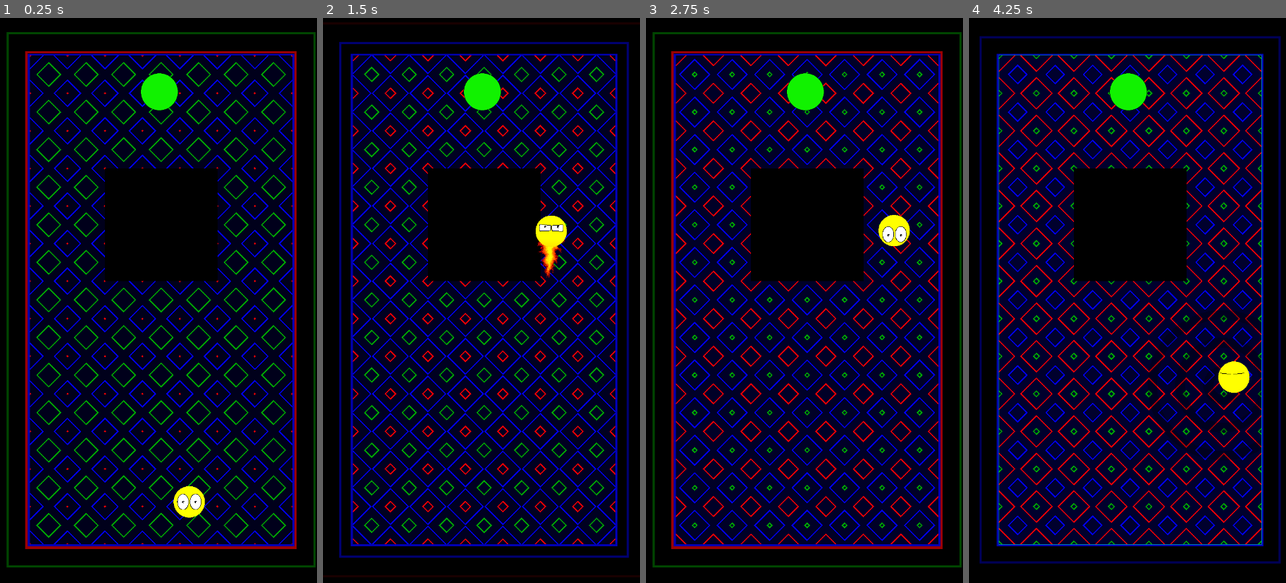
Above: before the commit, frames 1-4 (left to right).
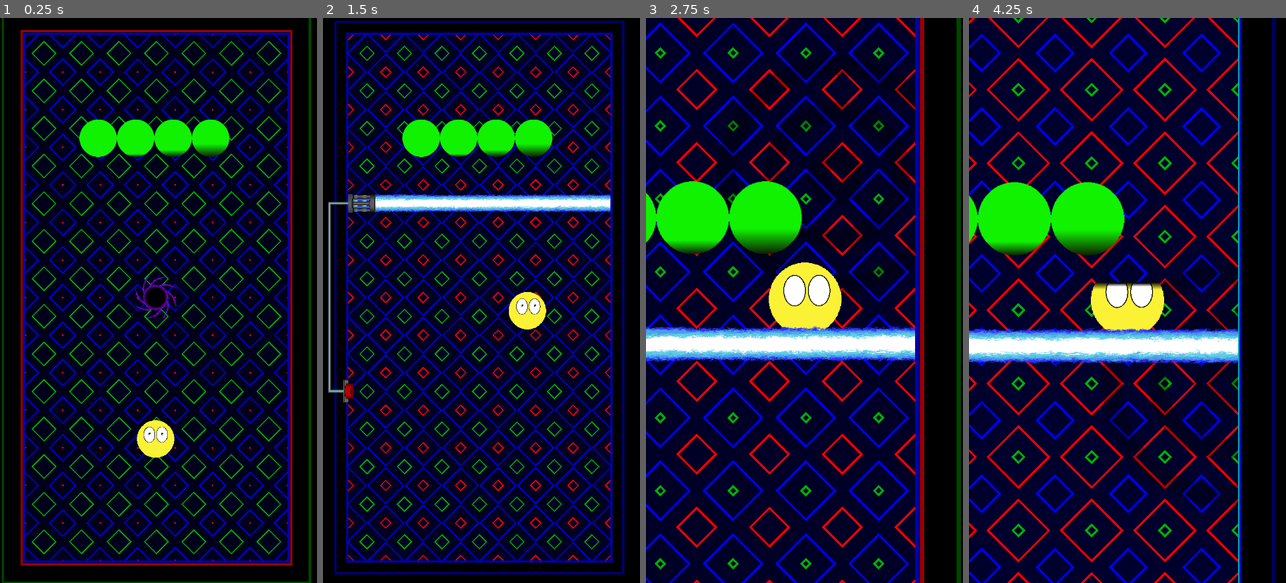
Above: after the commit, the same moments.

Repository: MisinformedOwl/GravityBlitz
Game: Godot game, scene res://game.tscn
Same seed, same stepped clock (60 frames per second), same inputs: the game is played once before the commit and once after it.
Inputs (mouse positions are in pixels of both pictures, inside the frame that each line leads up to):
- Up to frame 1 (0.25 s): no input
- Up to frame 2 (1.5 s): move the mouse to (551, 272) at 0.52 s; press the mouse at (551, 272) at 0.53 s; move the mouse to (418, 328) at 1.27 s; release the mouse at (418, 328) at 1.28 s; click (418, 328) at 1.35 s
- Up to frame 3 (2.75 s): move the mouse to (836, 176) at 2.02 s; press the mouse at (836, 176) at 2.03 s
- Up to frame 4 (4.25 s): move the mouse to (1111, 413) at 2.77 s; release the mouse at (1111, 413) at 2.78 s; click (1111, 413) at 2.85 s; move the mouse to (1222, 385) at 3.52 s; press the mouse at (1222, 385) at 3.53 s

The runs differ from the first frame. In frame 1, 43% of the frame differs, in the area x 0-100%, y 0-100%; in frame 2, 45%; in frame 3, 59%; in frame 4, 59%, in the area x 0-99%, y 0-100%.

Commit message:
Alot of actual clean up work done today. + laser death animation. + camera zoom in on death. - player shader + animated player to remove the need of a shader. changed black hole appearance but the animation needs cleaned up, and a AOE needs to be implemented. Theres probably other stuff but i didn't write it down.

Diff:
--- a/Main.gd
+++ b/Main.gd
@@ -1,6 +1,6 @@
 extends Node
 
-var CurrentLevel = 11
+var CurrentLevel = 20
 var transitioning
 var Limit = 1
 
@@ -23,7 +23,7 @@
 #===============================================================================
 
 func _ready():
-	LoadMap("Level 11")
+	LoadMap("Level 30")
 
 #===============================================================================
 
--- a/MapFunctionality.gd
+++ b/MapFunctionality.gd
@@ -29,6 +29,7 @@
 		elif child.has_signal("updateWorld"):
 			child.connect("updateWorld", _worldUpdated)
 	player.connect("death", _playerDeath)
+	player.connect("playerDying", _playerDying)
 
 func getGoals():
 	return goals
@@ -56,6 +57,12 @@
 	mouseInput()
 	background.position = camera.position
 
+func _playerDying():
+	if !camera.moving:
+		camera.set_physics_process(true)
+	var tween = create_tween()
+	tween.tween_property(camera, "zoom", Vector2(1.3,1.3), 1).set_trans(Tween.TRANS_QUAD)
+
 func _goal_reached(_body):
 	emit_signal("goal_reached")
 
@@ -63,7 +70,6 @@
 	emit_signal("playerDeath")
 
 func _worldUpdated():
-	print("Run")
 	emit_signal("updateChildren")
 
 func reload():
--- a/Mechanics and Assets/Black Hole.gd
+++ b/Mechanics and Assets/Black Hole.gd
@@ -2,8 +2,10 @@
 
 var playerInGrav: bool = false
 var player: CharacterBody2D
+@onready var sprite = $AnimatedSprite2D
 
 func _ready():
+	sprite.play("Default")
 	set_physics_process(false)
 
 func _on_body_entered(body):
--- a/Mechanics and Assets/EyeAnimations.gd
+++ b/Mechanics and Assets/EyeAnimations.gd
@@ -23,3 +23,7 @@
 			play("fast")
 		else:
 			play("default")
+
+func closeEyes():
+	eyeball.visible = false
+	eyeball.lock = true
--- a/Mechanics and Assets/Player.tscn
+++ b/Mechanics and Assets/Player.tscn
@@ -1,7 +1,6 @@
-[gd_scene load_steps=29 format=3 uid="uid://citts2xpwqa2h"]
+[gd_scene load_steps=34 format=3 uid="uid://citts2xpwqa2h"]
 
 [ext_resource type="Script" path="res://Player.gd" id="1_mx110"]
-[ext_resource type="Shader" path="res://Mechanics and Assets/PlayerSpriteHeat.gdshader" id="2_k44ho"]
 [ext_resource type="Texture2D" uid="uid://c4mtdao8fd4u7" path="res://ball.png" id="2_ybxki"]
 [ext_resource type="Texture2D" uid="uid://c0tqxk83eeboe" path="res://TempFiles/eyes calm.png" id="3_so4l4"]
 [ext_resource type="Texture2D" uid="uid://cirk0x2ux4hom" path="res://Mechanics and Assets/fire-Sheet.png" id="3_wmot5"]
@@ -16,209 +15,261 @@
 [sub_resource type="CircleShape2D" id="CircleShape2D_bxhcm"]
 radius = 32.0156
 
-[sub_resource type="ShaderMaterial" id="ShaderMaterial_kc0v6"]
-shader = ExtResource("2_k44ho")
-shader_parameter/dir = 0.0
-shader_parameter/speed = 0.0
-
-[sub_resource type="AtlasTexture" id="AtlasTexture_suo3d"]
-atlas = ExtResource("3_wmot5")
-region = Rect2(0, 0, 128, 384)
-
-[sub_resource type="AtlasTexture" id="AtlasTexture_uox07"]
-atlas = ExtResource("3_wmot5")
-region = Rect2(128, 0, 128, 384)
-
-[sub_resource type="AtlasTexture" id="AtlasTexture_wrtsl"]
-atlas = ExtResource("3_wmot5")
-region = Rect2(256, 0, 128, 384)
-
-[sub_resource type="SpriteFrames" id="SpriteFrames_hnq05"]
-animations = [{
-"frames": [{
-"duration": 1.0,
-"texture": SubResource("AtlasTexture_suo3d")
-}, {
-"duration": 1.0,
-"texture": SubResource("AtlasTexture_uox07")
-}, {
-"duration": 1.0,
-"texture": SubResource("AtlasTexture_wrtsl")
-}],
-"loop": true,
-"name": &"default",
-"speed": 10.0
-}]
-
-[sub_resource type="AtlasTexture" id="AtlasTexture_oxfsb"]
-atlas = ExtResource("4_17bf6")
-region = Rect2(0, 0, 276, 204)
-
-[sub_resource type="AtlasTexture" id="AtlasTexture_otoo2"]
-atlas = ExtResource("3_so4l4")
-region = Rect2(0, 0, 276, 204)
-
-[sub_resource type="AtlasTexture" id="AtlasTexture_if54v"]
-atlas = ExtResource("7_g3ati")
-region = Rect2(0, 0, 276, 204)
-
-[sub_resource type="AtlasTexture" id="AtlasTexture_6stir"]
-atlas = ExtResource("4_17bf6")
-region = Rect2(0, 0, 276, 204)
-
-[sub_resource type="AtlasTexture" id="AtlasTexture_5uym3"]
-atlas = ExtResource("3_so4l4")
-region = Rect2(0, 0, 276, 204)
-
-[sub_resource type="AtlasTexture" id="AtlasTexture_2cqof"]
-atlas = ExtResource("4_17bf6")
-region = Rect2(0, 0, 276, 204)
-
-[sub_resource type="AtlasTexture" id="AtlasTexture_8mjnx"]
-atlas = ExtResource("5_4ne3u")
-region = Rect2(0, 0, 276, 204)
-
-[sub_resource type="SpriteFrames" id="SpriteFrames_anxgr"]
-animations = [{
-"frames": [{
-"duration": 1.0,
-"texture": SubResource("AtlasTexture_oxfsb")
-}],
-"loop": true,
-"name": &"Blink",
-"speed": 5.0
-}, {
-"frames": [{
-"duration": 1.0,
-"texture": SubResource("AtlasTexture_otoo2")
-}],
-"loop": true,
-"name": &"Eyes open",
-"speed": 5.0
-}, {
-"frames": [{
-"duration": 1.0,
-"texture": SubResource("AtlasTexture_if54v")
-}],
-"loop": true,
-"name": &"Fear",
-"speed": 5.0
-}, {
-"frames": [{
-"duration": 0.4,
-"texture": SubResource("AtlasTexture_6stir")
-}, {
-"duration": 6.0,
-"texture": SubResource("AtlasTexture_5uym3")
-}],
-"loop": true,
-"name": &"default",
-"speed": 5.0
-}, {
-"frames": [{
-"duration": 0.6,
-"texture": SubResource("AtlasTexture_2cqof")
-}, {
-"duration": 7.0,
-"texture": SubResource("AtlasTexture_8mjnx")
-}],
-"loop": true,
-"name": &"fast",
-"speed": 5.0
-}]
-
 [sub_resource type="Animation" id="Animation_pdf86"]
 resource_name = "Pitfall Death"
 length = 2.0
 tracks/0/type = "value"
 tracks/0/imported = false
 tracks/0/enabled = true
-tracks/0/path = NodePath("Sprite:position")
+tracks/0/path = NodePath("Eyes:position")
 tracks/0/interp = 2
 tracks/0/loop_wrap = true
 tracks/0/keys = {
-"times": PackedFloat32Array(0, 1.5, 2),
-"transitions": PackedFloat32Array(1e-05, 6.45471, 1),
+"times": PackedFloat32Array(0.2, 0.3, 0.6001, 1.2, 1.2001, 2),
+"transitions": PackedFloat32Array(1, 1, 1, 1, 3.86375, 1),
 "update": 0,
-"values": [Vector2(0, 0), Vector2(0, 0), Vector2(0, 400)]
+"values": [Vector2(0, 0), Vector2(0, 10.175), Vector2(0, 22), Vector2(0, -5.96104e-06), Vector2(0, -1.1775e-05), Vector2(0, 600)]
 }
 tracks/1/type = "value"
 tracks/1/imported = false
 tracks/1/enabled = true
-tracks/1/path = NodePath("Sprite/Eyes:position")
+tracks/1/path = NodePath("Eyes/Eyeball:position")
 tracks/1/interp = 1
 tracks/1/loop_wrap = true
 tracks/1/keys = {
-"times": PackedFloat32Array(0.2, 0.3, 0.6, 1.2, 1.5),
-"transitions": PackedFloat32Array(1, 1, 1, 1, 1),
+"times": PackedFloat32Array(0.2, 0.3, 0.6, 1.2),
+"transitions": PackedFloat32Array(1, 1, 1, 1),
 "update": 0,
-"values": [Vector2(0, 0), Vector2(0, 10.175), Vector2(0, 10.175), Vector2(0, 0), Vector2(0, 0)]
+"values": [Vector2(0, 0), Vector2(0, 59.205), Vector2(0, 59.205), Vector2(0, 0)]
 }
 tracks/2/type = "value"
 tracks/2/imported = false
 tracks/2/enabled = true
-tracks/2/path = NodePath("Sprite/Eyes/Eyeball:position")
+tracks/2/path = NodePath("Eyes:animation")
 tracks/2/interp = 1
 tracks/2/loop_wrap = true
 tracks/2/keys = {
-"times": PackedFloat32Array(0.2, 0.3, 0.6, 1.2, 1.5),
-"transitions": PackedFloat32Array(1, 1, 1, 1, 1),
-"update": 0,
-"values": [Vector2(0, 0), Vector2(0, 59.205), Vector2(0, 59.205), Vector2(0, 0), Vector2(0, 0)]
+"times": PackedFloat32Array(0, 0.1, 0.2),
+"transitions": PackedFloat32Array(1, 1, 1),
+"update": 1,
+"values": [&"Blink", &"Blink", &"Fear"]
 }
 tracks/3/type = "value"
 tracks/3/imported = false
 tracks/3/enabled = true
-tracks/3/path = NodePath("Sprite/Eyes:animation")
+tracks/3/path = NodePath("Eyes/Eyeball:texture")
 tracks/3/interp = 1
 tracks/3/loop_wrap = true
 tracks/3/keys = {
 "times": PackedFloat32Array(0, 0.1, 0.2),
 "transitions": PackedFloat32Array(1, 1, 1),
 "update": 1,
-"values": [&"Blink", &"Blink", &"Fear"]
+"values": [ExtResource("5_405te"), ExtResource("5_405te"), ExtResource("12_nduni")]
 }
 tracks/4/type = "value"
 tracks/4/imported = false
 tracks/4/enabled = true
-tracks/4/path = NodePath("Sprite/Eyes/Eyeball:texture")
+tracks/4/path = NodePath("Eyes/Eyeball:visible")
 tracks/4/interp = 1
 tracks/4/loop_wrap = true
 tracks/4/keys = {
-"times": PackedFloat32Array(0, 0.1, 0.2),
-"transitions": PackedFloat32Array(1, 1, 1),
-"update": 1,
-"values": [ExtResource("5_405te"), ExtResource("5_405te"), ExtResource("12_nduni")]
-}
-tracks/5/type = "value"
-tracks/5/imported = false
-tracks/5/enabled = true
-tracks/5/path = NodePath("Sprite/Eyes/Eyeball:visible")
-tracks/5/interp = 1
-tracks/5/loop_wrap = true
-tracks/5/keys = {
 "times": PackedFloat32Array(0, 0.2),
 "transitions": PackedFloat32Array(1, 1),
 "update": 1,
 "values": [false, true]
 }
-tracks/6/type = "value"
-tracks/6/imported = false
-tracks/6/enabled = true
-tracks/6/path = NodePath(".:z_index")
-tracks/6/interp = 1
-tracks/6/loop_wrap = true
-tracks/6/keys = {
+tracks/5/type = "value"
+tracks/5/imported = false
+tracks/5/enabled = true
+tracks/5/path = NodePath(".:z_index")
+tracks/5/interp = 1
+tracks/5/loop_wrap = true
+tracks/5/keys = {
 "times": PackedFloat32Array(0, 1.2),
 "transitions": PackedFloat32Array(1, 1),
 "update": 1,
 "values": [0, -3]
 }
+tracks/6/type = "value"
+tracks/6/imported = false
+tracks/6/enabled = true
+tracks/6/path = NodePath("Sprite:position")
+tracks/6/interp = 2
+tracks/6/loop_wrap = true
+tracks/6/keys = {
+"times": PackedFloat32Array(1.2, 2),
+"transitions": PackedFloat32Array(3.86375, 0.999999),
+"update": 0,
+"values": [Vector2(0, 0), Vector2(0, 600)]
+}
+
+[sub_resource type="Animation" id="Animation_m11gg"]
+resource_name = "laserDeath"
 
 [sub_resource type="AnimationLibrary" id="AnimationLibrary_m3xdx"]
 _data = {
-"Pitfall Death": SubResource("Animation_pdf86")
-}
+"Pitfall Death": SubResource("Animation_pdf86"),
+"laserDeath": SubResource("Animation_m11gg")
+}
+
+[sub_resource type="AtlasTexture" id="AtlasTexture_3eqxq"]
+atlas = ExtResource("2_ybxki")
+region = Rect2(384, 0, 128, 128)
+
+[sub_resource type="AtlasTexture" id="AtlasTexture_ghe7o"]
+atlas = ExtResource("2_ybxki")
+region = Rect2(128, 0, 128, 128)
+
+[sub_resource type="AtlasTexture" id="AtlasTexture_5jed2"]
+atlas = ExtResource("2_ybxki")
+region = Rect2(256, 0, 128, 128)
+
+[sub_resource type="AtlasTexture" id="AtlasTexture_illbb"]
+atlas = ExtResource("2_ybxki")
+region = Rect2(384, 0, 128, 128)
+
+[sub_resource type="AtlasTexture" id="AtlasTexture_d4h7x"]
+atlas = ExtResource("2_ybxki")
+region = Rect2(0, 0, 128, 128)
+
+[sub_resource type="SpriteFrames" id="SpriteFrames_wjp8f"]
+animations = [{
+"frames": [{
+"duration": 1.0,
+"texture": SubResource("AtlasTexture_3eqxq")
+}],
+"loop": true,
+"name": &"Fast",
+"speed": 1.0
+}, {
+"frames": [{
+"duration": 1.0,
+"texture": SubResource("AtlasTexture_ghe7o")
+}, {
+"duration": 1.0,
+"texture": SubResource("AtlasTexture_5jed2")
+}, {
+"duration": 1.0,
+"texture": SubResource("AtlasTexture_illbb")
+}],
+"loop": false,
+"name": &"Heatup",
+"speed": 10.0
+}, {
+"frames": [{
+"duration": 1.0,
+"texture": SubResource("AtlasTexture_d4h7x")
+}],
+"loop": true,
+"name": &"default",
+"speed": 1.0
+}]
+
+[sub_resource type="AtlasTexture" id="AtlasTexture_suo3d"]
+atlas = ExtResource("3_wmot5")
+region = Rect2(0, 0, 128, 384)
+
+[sub_resource type="AtlasTexture" id="AtlasTexture_uox07"]
+atlas = ExtResource("3_wmot5")
+region = Rect2(128, 0, 128, 384)
+
+[sub_resource type="AtlasTexture" id="AtlasTexture_wrtsl"]
+atlas = ExtResource("3_wmot5")
+region = Rect2(256, 0, 128, 384)
+
+[sub_resource type="SpriteFrames" id="SpriteFrames_hnq05"]
+animations = [{
+"frames": [{
+"duration": 1.0,
+"texture": SubResource("AtlasTexture_suo3d")
+}, {
+"duration": 1.0,
+"texture": SubResource("AtlasTexture_uox07")
+}, {
+"duration": 1.0,
+"texture": SubResource("AtlasTexture_wrtsl")
+}],
+"loop": true,
+"name": &"default",
+"speed": 10.0
+}]
+
+[sub_resource type="AtlasTexture" id="AtlasTexture_oxfsb"]
+atlas = ExtResource("4_17bf6")
+region = Rect2(0, 0, 276, 204)
+
+[sub_resource type="AtlasTexture" id="AtlasTexture_otoo2"]
+atlas = ExtResource("3_so4l4")
+region = Rect2(0, 0, 276, 204)
+
+[sub_resource type="AtlasTexture" id="AtlasTexture_if54v"]
+atlas = ExtResource("7_g3ati")
+region = Rect2(0, 0, 276, 204)
+
+[sub_resource type="AtlasTexture" id="AtlasTexture_6stir"]
+atlas = ExtResource("4_17bf6")
+region = Rect2(0, 0, 276, 204)
+
+[sub_resource type="AtlasTexture" id="AtlasTexture_5uym3"]
+atlas = ExtResource("3_so4l4")
+region = Rect2(0, 0, 276, 204)
+
+[sub_resource type="AtlasTexture" id="AtlasTexture_2cqof"]
+atlas = ExtResource("4_17bf6")
+region = Rect2(0, 0, 276, 204)
+
+[sub_resource type="AtlasTexture" id="AtlasTexture_8mjnx"]
+atlas = ExtResource("5_4ne3u")
+region = Rect2(0, 0, 276, 204)
+
+[sub_resource type="SpriteFrames" id="SpriteFrames_anxgr"]
+animations = [{
+"frames": [{
+"duration": 1.0,
+"texture": SubResource("AtlasTexture_oxfsb")
+}],
+"loop": true,
+"name": &"Blink",
+"speed": 5.0
+}, {
+"frames": [{
+"duration": 1.0,
+"texture": SubResource("AtlasTexture_otoo2")
+}],
+"loop": true,
+"name": &"Eyes open",
+"speed": 5.0
+}, {
+"frames": [{
+"duration": 1.0,
+"texture": SubResource("AtlasTexture_if54v")
+}],
+"loop": true,
+"name": &"Fear",
+"speed": 5.0
+}, {
+"frames": [{
+"duration": 0.4,
+"texture": SubResource("AtlasTexture_6stir")
+}, {
+"duration": 6.0,
+"texture": SubResource("AtlasTexture_5uym3")
+}],
+"loop": true,
+"name": &"default",
+"speed": 5.0
+}, {
+"frames": [{
+"duration": 0.6,
+"texture": SubResource("AtlasTexture_2cqof")
+}, {
+"duration": 7.0,
+"texture": SubResource("AtlasTexture_8mjnx")
+}],
+"loop": true,
+"name": &"fast",
+"speed": 5.0
+}]
 
 [node name="Player" type="CharacterBody2D"]
 texture_filter = 1
@@ -231,32 +282,32 @@
 shape = SubResource("CircleShape2D_bxhcm")
 one_way_collision_margin = 0.0
 
-[node name="Sprite" type="Sprite2D" parent="."]
-material = SubResource("ShaderMaterial_kc0v6")
-scale = Vector2(0.835, 0.835)
-texture = ExtResource("2_ybxki")
-
-[node name="FireAnim" type="AnimatedSprite2D" parent="Sprite"]
+[node name="AnimationPlayer" type="AnimationPlayer" parent="."]
+libraries = {
+"": SubResource("AnimationLibrary_m3xdx")
+}
+
+[node name="Sprite" type="AnimatedSprite2D" parent="."]
+sprite_frames = SubResource("SpriteFrames_wjp8f")
+animation = &"Heatup"
+
+[node name="FireAnim" type="AnimatedSprite2D" parent="."]
 visible = false
 z_index = -1
-scale = Vector2(0.994012, 0.994012)
+scale = Vector2(0.83, 0.83)
 sprite_frames = SubResource("SpriteFrames_hnq05")
 
-[node name="Eyes" type="AnimatedSprite2D" parent="Sprite"]
-scale = Vector2(0.37, 0.37)
+[node name="Eyes" type="AnimatedSprite2D" parent="."]
+scale = Vector2(0.30895, 0.30895)
 sprite_frames = SubResource("SpriteFrames_anxgr")
 animation = &"Blink"
 script = ExtResource("6_7cg6d")
 
-[node name="Eyeball" type="Sprite2D" parent="Sprite/Eyes"]
+[node name="Eyeball" type="Sprite2D" parent="Eyes"]
 visible = false
 texture = ExtResource("5_405te")
 script = ExtResource("7_ry5qw")
 
-[node name="AnimationPlayer" type="AnimationPlayer" parent="."]
-libraries = {
-"": SubResource("AnimationLibrary_m3xdx")
-}
-
-[connection signal="frame_changed" from="Sprite/Eyes" to="Sprite/Eyes/Eyeball" method="_on_animated_sprite_2d_frame_changed"]
 [connection signal="animation_finished" from="AnimationPlayer" to="." method="_on_animation_player_animation_finished"]
+[connection signal="animation_finished" from="Sprite" to="." method="_on_sprite_animation_finished"]
+[connection signal="frame_changed" from="Eyes" to="Eyes/Eyeball" method="_on_animated_sprite_2d_frame_changed"]
--- a/Mechanics and Assets/black_hole.tscn
+++ b/Mechanics and Assets/black_hole.tscn
@@ -9,13 +9,37 @@
 [sub_resource type="CircleShape2D" id="CircleShape2D_svhxa"]
 radius = 1000.0
 
+[sub_resource type="AtlasTexture" id="AtlasTexture_pgote"]
+atlas = ExtResource("2_pe1lt")
+region = Rect2(0, 0, 128, 128)
+
+[sub_resource type="AtlasTexture" id="AtlasTexture_7g63c"]
+atlas = ExtResource("2_pe1lt")
+region = Rect2(128, 0, 128, 128)
+
+[sub_resource type="AtlasTexture" id="AtlasTexture_p6fpt"]
+atlas = ExtResource("2_pe1lt")
+region = Rect2(256, 0, 128, 128)
+
+[sub_resource type="SpriteFrames" id="SpriteFrames_3dlak"]
+animations = [{
+"frames": [{
+"duration": 1.0,
+"texture": SubResource("AtlasTexture_pgote")
+}, {
+"duration": 1.0,
+"texture": SubResource("AtlasTexture_7g63c")
+}, {
+"duration": 1.0,
+"texture": SubResource("AtlasTexture_p6fpt")
+}],
+"loop": true,
+"name": &"Default",
+"speed": 10.0
+}]
+
 [node name="Black Hole" type="Area2D"]
 script = ExtResource("1_ulnlc")
-
-[node name="Sprite" type="Sprite2D" parent="."]
-texture_filter = 1
-scale = Vector2(1.5, 1.5)
-texture = ExtResource("2_pe1lt")
 
 [node name="EventHorizon" type="CollisionShape2D" parent="."]
 shape = SubResource("CircleShape2D_t6cet")
@@ -28,6 +52,12 @@
 visible = false
 shape = SubResource("CircleShape2D_svhxa")
 
+[node name="AnimatedSprite2D" type="AnimatedSprite2D" parent="."]
+texture_filter = 1
+scale = Vector2(1.36, 1.36)
+sprite_frames = SubResource("SpriteFrames_3dlak")
+animation = &"Default"
+
 [connection signal="body_entered" from="." to="." method="_on_body_entered"]
 [connection signal="body_entered" from="Area2D" to="." method="_on_area_2d_body_entered"]
 [connection signal="body_exited" from="Area2D" to="." method="_on_area_2d_body_exited"]
--- a/Mechanics and Assets/pitmap.gd
+++ b/Mechanics and Assets/pitmap.gd
@@ -26,4 +26,5 @@
 	#tween.property(player, "position", targetTile, 1)
 
 func _on_timer_timeout():
+	set_physics_process(false)
 	player.pitfallDeath()
--- a/Player.gd
+++ b/Player.gd
@@ -1,21 +1,25 @@
 extends CharacterBody2D
 
-@onready var eyes = $Sprite/Eyes
-@onready var fire = $Sprite/FireAnim
+@onready var eyes = $Eyes
+@onready var fire = $FireAnim
 @onready var sprite = $Sprite
 
-const SPEED = 300.0
 const SPEEDTHRESHOLD = 13
 
 signal death
 signal movedATile
+signal playerDying
 
-var dying = false
-var currSpeed
-var tilesReady = true
-var speedHit = 0
+var dying             : bool = false
+var currSpeed         : float
+var tilesReady        : bool = true
+var speedHit          : float = 0
+var speed             : float = 0.0
+var dir               : float = 0
 
-var tileChecker = Vector2(0,0)
+var tileChecker       : Vector2 = Vector2(0,0)
+
+var shaders = [preload("res://Shaders/laserDeath.gdshader")]
 
 func _ready():
 	fire.play()
@@ -34,7 +38,7 @@
 
 func moveEyes():
 	var vel = velocity.normalized()
-	var speed = sqrt((velocity.x**2)+(velocity.y**2))/100
+	speed = sqrt((velocity.x**2)+(velocity.y**2))/100
 	eyes.position = vel*15
 	eyes.moveEyes(vel)
 	currSpeed = speed
@@ -46,31 +50,42 @@
 func moveFlame():
 	if currSpeed >= SPEEDTHRESHOLD:
 		fire.visible = true
-		var dir = velocity.angle()+PI/2
+		dir = velocity.angle()+PI/2
 		fire.rotation = dir
 	else:
 		fire.visible = false
-
-func setShaderParameters():
-	sprite.material.set_shader_parameter("speed", currSpeed)
-	sprite.material.set_shader_parameter("dir", fire.rotation-PI/2)
 
 func lockdownAnims():
 	eyes.lockdown()
 
 func laserDeath():
-	dead()
+	print(dying)
+	if !dying:
+		sprite.rotation = 0
+		lockdownAnims()
+		moveCameraDeath()
+		var ShaderMat = ShaderMaterial.new()
+		ShaderMat.shader = shaders[0]
+		ShaderMat.set_shader_parameter("time", Time.get_ticks_msec()/1000)
+		sprite.material = ShaderMat
+		eyes.material = ShaderMat
+		eyes.closeEyes()
+		dying = true
 
 func blackHoleDeath():
 	dead()
 
 func pitfallDeath():
+	moveCameraDeath()
 	set_physics_process(false)
 	lockdownAnims()
 	$AnimationPlayer.play("Pitfall Death")
 
 func dead():
 	emit_signal("death")
+
+func moveCameraDeath():
+	emit_signal("playerDying")
 
 func _physics_process(delta):
 	velocity -= velocity/200
@@ -93,7 +108,22 @@
 			tileChecker.y = int(playertile.y)
 	moveEyes()
 	moveFlame()
-	setShaderParameters()
+	if !dying:
+		setSpriteAnim()
+	else:
+		velocity -= velocity/10
+
+func setSpriteAnim():
+	sprite.rotation = dir
+	if speed > SPEEDTHRESHOLD:
+		if sprite.animation == "default":
+			sprite.play("Heatup")
+	else:
+		sprite.play("default")
 
 func _on_animation_player_animation_finished(anim_name):
 	dead()
+
+func _on_sprite_animation_finished():
+	if sprite.animation == "Heatup":
+		sprite.play("Fast")
--- /dev/null
+++ b/Shaders/laserDeath.gdshader
@@ -0,0 +1,26 @@
+shader_type canvas_item;
+
+uniform float time;
+uniform float speed = 1.0; // Controls wipe speed
+uniform float transition_width = 0.1; // Controls transition zone width
+
+void fragment() {
+    vec4 texture_color = texture(TEXTURE, UV); // Sample the sprite's texture
+    if (texture_color.a == 0.0) {
+        COLOR = texture_color; // Preserve transparent pixels
+    } else {
+        float val = TIME * speed - time; // Wipe line position
+        if (UV.y < val) {
+            COLOR = vec4(0.0, 0.0, 0.0, 0.0); // Transparent above the wipe line
+        } else {
+            float closeness = UV.y - val; // Distance from the wipe line
+            if (closeness < transition_width) {
+                // Blend towards black based on closeness
+                float blend = closeness / transition_width;
+                COLOR = mix(vec4(0.0, 0.0, 0.0, texture_color.a), texture_color, blend);
+            } else {
+                COLOR = texture_color; // Normal texture below the transition zone
+            }
+        }
+    }
+}
Binary file changed: Mechanics and Assets/BlackHole.png
Binary file changed: Mechanics and Assets/Blackhole.aseprite
Not shown: 1 places in Mechanics and Assets/black_hole.tscn that only renumber resources
Binary file changed: ball.png
